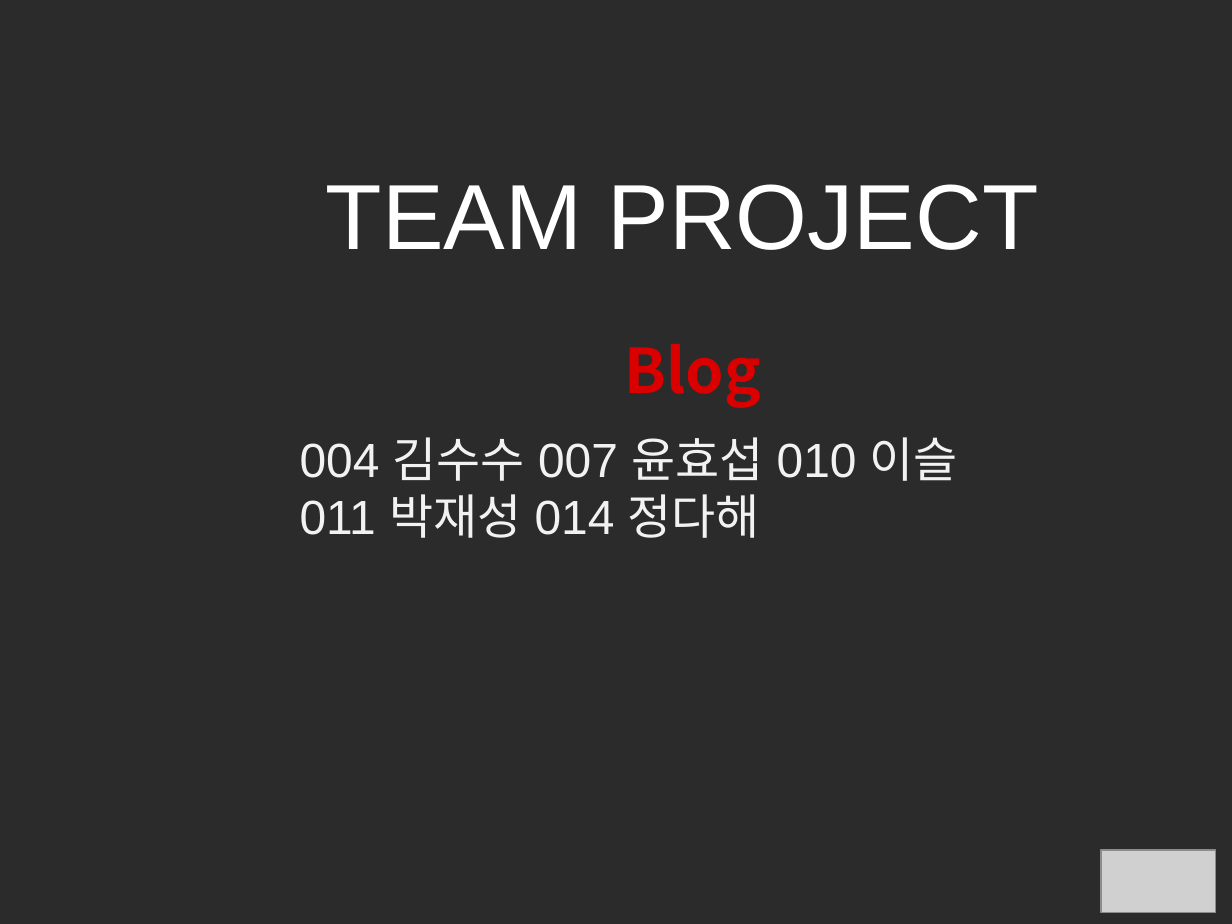
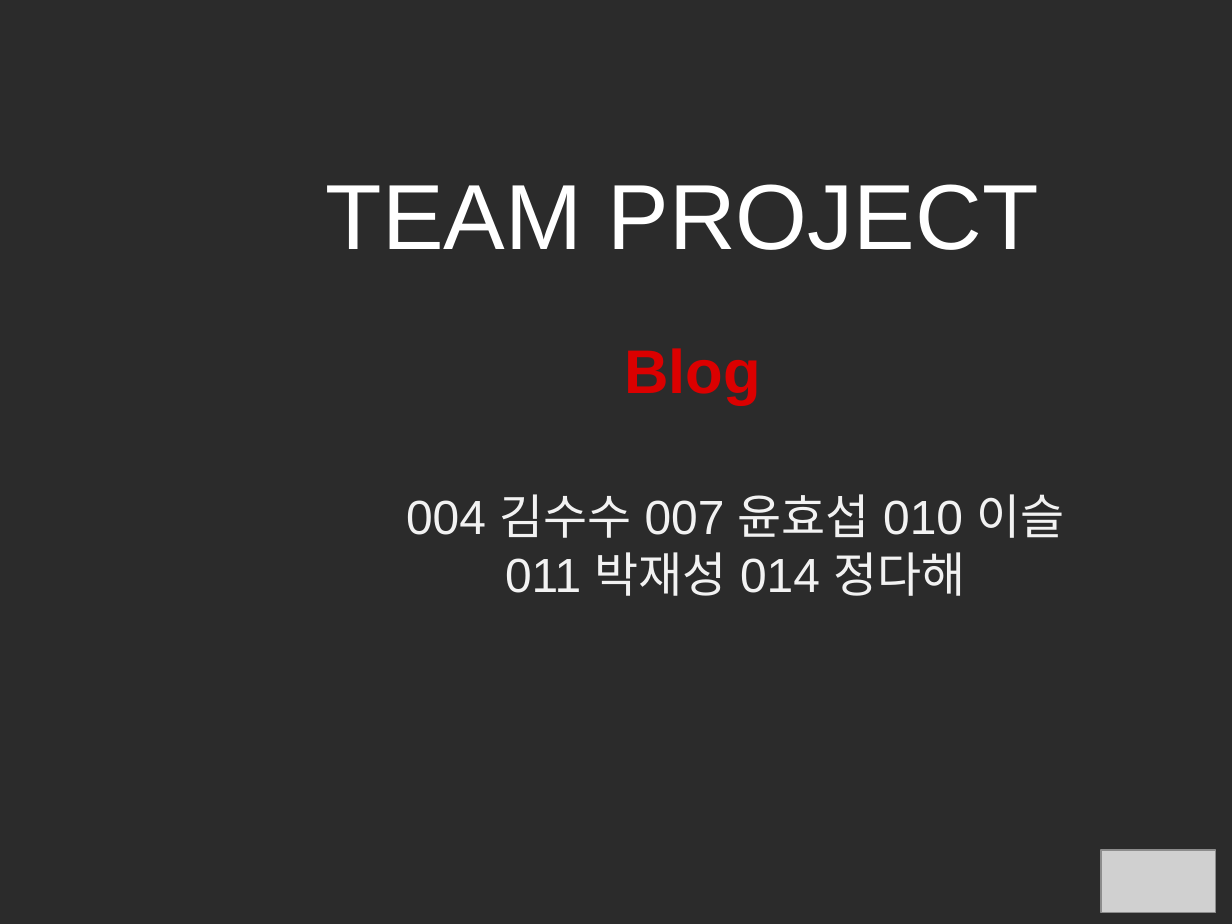
Before and after one commit to ucampA/Blog, a slide deck: slide 1 of BlogProject/TeamProject[블로그].pptx. Drawn at 1232x924 pixels with LibreOffice and Linux fonts; fonts in the diff are those of the drawing; grey boxes stand for pictures; background and template pictures are left out; a plain dark background stands for a picture behind light text. Boxes give left, top, right and bottom in pixels: in the first picture for what was removed or moved away, otherwise in the second. Text is boxed around its words. In the diff, an @@ line names an element or a change of style, - is before the commit and + after.

Commit message:
ppt

```diff
--- a/BlogProject/TeamProject[블로그].pptx
+++ b/BlogProject/TeamProject[블로그].pptx
@@ text "Blog" at box(624, 348, 761, 405): font Noto Sans CJK KR to Arial @@
@@ text "004 김수수 007 윤효섭 010 ..." at box(406, 494, 1064, 596): alignment left to centre @@
```
Also in this commit, not shown: 2 slides added.
